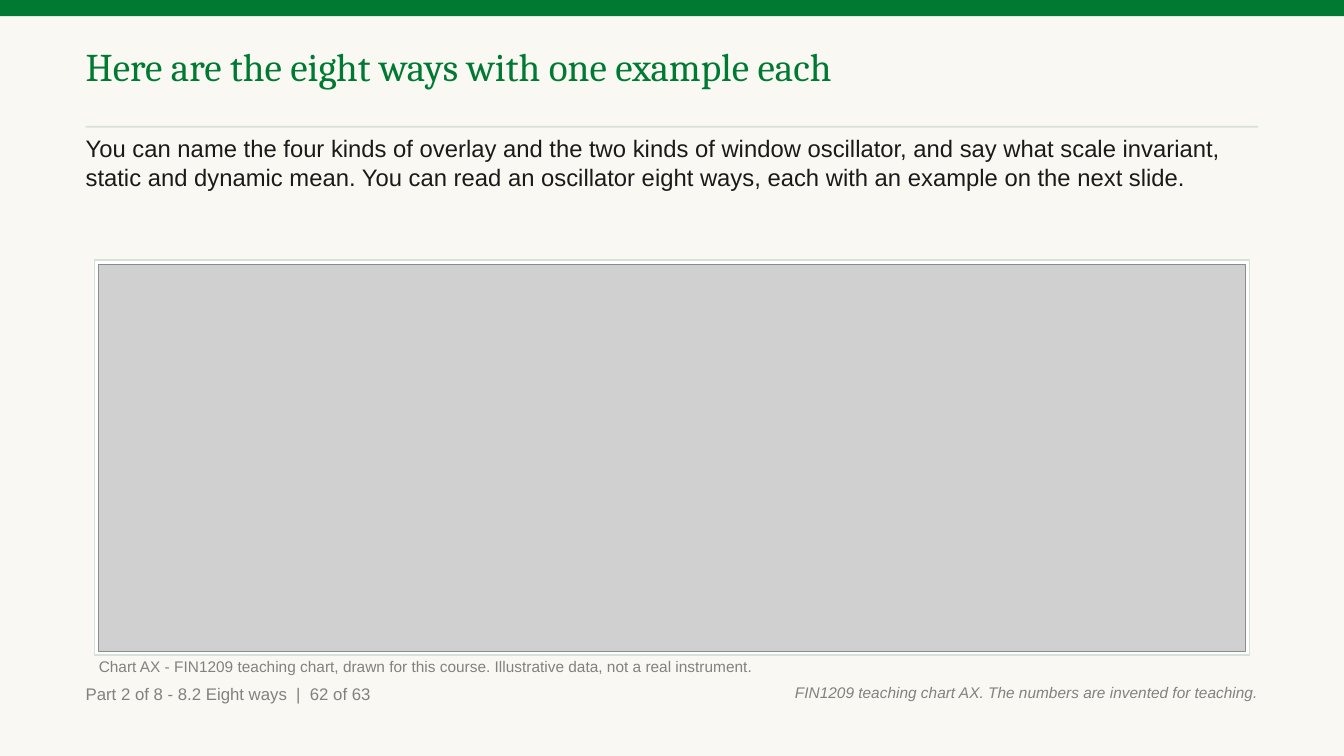
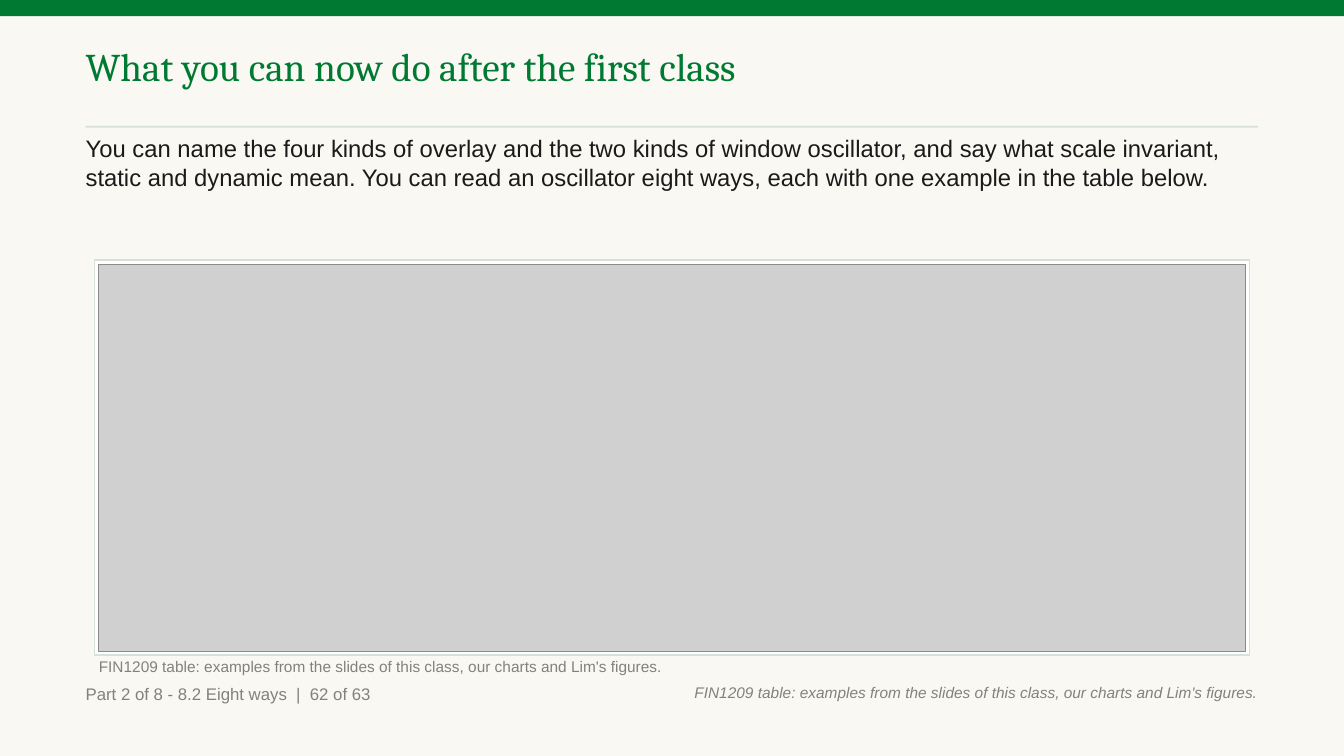
Before and after one commit to benjiesotelo-sudo/Telos_FIN1209, a slide deck: slide 140 of chapter-08/FIN1209-Chapter-08.pptx. Drawn at 1344x756 pixels with LibreOffice and Linux fonts; fonts in the diff are those of the drawing; grey boxes stand for pictures. Boxes give left, top, right and bottom in pixels: in the first picture for what was removed or moved away, otherwise in the second. Text is boxed around its words. In the diff, an @@ line names an element or a change of style, - is before the commit and + after.

Commit message:
Chapter 8 Part A read 2: machine checks for marks, badges, parts and chart data; both read-2 reports applied

```diff
--- a/chapter-08/FIN1209-Chapter-08.pptx
+++ b/chapter-08/FIN1209-Chapter-08.pptx
@@ text at (86, 53, 735, 90): text changed @@
-Here are the eight ways with one example each
+What you can now do after the first class
@@ text at (86, 139, 1220, 191): text changed @@
-You can name the four kinds of overlay and the two kinds of window oscillator, and say what scale invariant, static and dynamic mean. You can read an oscillator eight ways, each with an example on the next slide.
+You can name the four kinds of overlay and the two kinds of window oscillator, and say what scale invariant, static and dynamic mean. You can read an oscillator eight ways, each with one example in the table below.
@@ text at (99, 661, 662, 675): text changed @@
-Chart AX - FIN1209 teaching chart, drawn for this course. Illustrative data, not a real instrument.
+FIN1209 table: examples from the slides of this class, our charts and Lim's figures.
@@ text at (694, 687, 1257, 701): text changed @@
-FIN1209 teaching chart AX. The numbers are invented for teaching.
+FIN1209 table: examples from the slides of this class, our charts and Lim's figures.
```
Also in this commit, not shown: 40 other slides changed, 10 other files.
